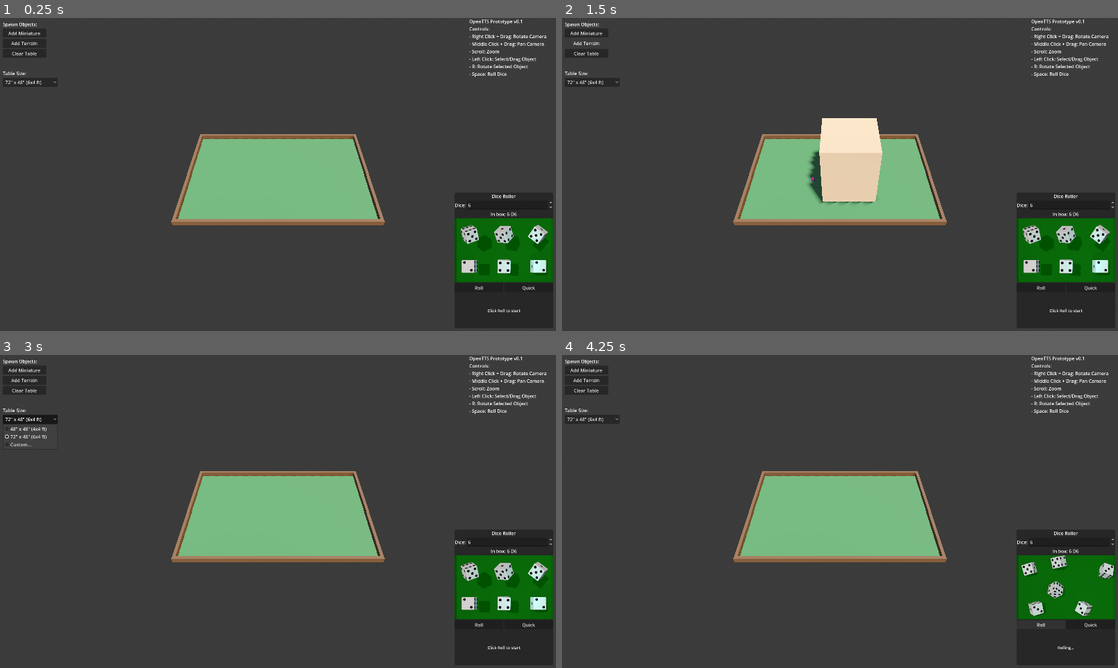
Above: before the commit, frames 1-4 (two rows, left to right).
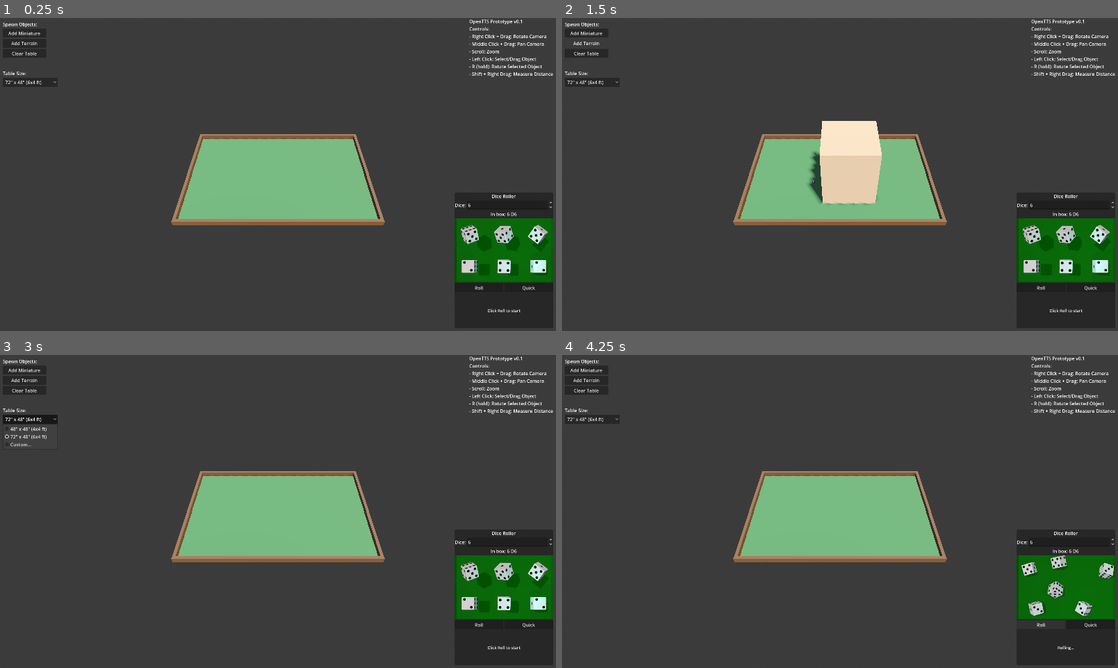
Above: after the commit, the same moments.

Repository: DutchMaxwell/Niemandsland
Game: Godot game, scene res://scenes/main.tscn
Two runs of this game, one before a commit and one after it. Both use one fixed random seed, a clock stepped at 60 frames per second and the inputs below.
Inputs:
- Up to frame 1 (0.25 s): no input
- Up to frame 2 (1.5 s): click "Add Miniature" at 0.5 s; click "Add Terrain" at 1.25 s
- Up to frame 3 (3 s): click "Clear Table" at 2 s; click "72' x 48' (6x4 ft)" at 2.75 s
- Up to frame 4 (4.25 s): click "Roll" at 3.5 s

The runs differ from the first frame. In frame 1, 0.2% of the frame differs, in the area x 85-100%, y 14-19%; in frame 2, 0.5%, in the area x 44-100%, y 14-60%; in frame 3, 0.2%; in frame 4, 0.2%.

Commit message:
Add miniature management features and measurement tools
- Fix miniature spawn position (y=0 instead of y=0.03)
- Add continuous rotation while R key is held (2°/sec)
- Add distance display in inches while dragging objects
- Add measurement tool with Shift+Right-click drag
- Yellow measurement line shows distance between points
- Distance label shows measurements in inches (wargaming standard)
- Update controls info in UI

Diff:
--- a/scenes/main.tscn
+++ b/scenes/main.tscn
@@ -80,8 +80,8 @@
 - Middle Click + Drag: Pan Camera
 - Scroll: Zoom
 - Left Click: Select/Drag Object
-- R: Rotate Selected Object
-- Space: Roll Dice"
+- R (hold): Rotate Selected Object
+- Shift + Right Drag: Measure Distance"
 
 [node name="SpawnPanel" type="VBoxContainer" parent="UI/HUD"]
 layout_mode = 1
@@ -201,6 +201,22 @@
 theme_override_font_sizes/font_size = 24
 horizontal_alignment = 1
 
+[node name="DistanceLabel" type="Label" parent="UI/HUD"]
+layout_mode = 1
+anchors_preset = 5
+anchor_left = 0.5
+anchor_right = 0.5
+offset_left = -100.0
+offset_top = 10.0
+offset_right = 100.0
+offset_bottom = 50.0
+grow_horizontal = 2
+theme_override_colors/font_color = Color(1, 1, 0, 1)
+theme_override_colors/font_outline_color = Color(0, 0, 0, 1)
+theme_override_constants/outline_size = 3
+theme_override_font_sizes/font_size = 28
+horizontal_alignment = 1
+
 [node name="DiceRollerPanel" type="PanelContainer" parent="UI/HUD"]
 layout_mode = 1
 anchors_preset = 3
--- a/scripts/main.gd
+++ b/scripts/main.gd
@@ -6,6 +6,7 @@
 @onready var table: StaticBody3D = $Table
 @onready var camera_pivot: Node3D = $CameraPivot
 @onready var dice_result_label: Label = $UI/HUD/DiceResult
+@onready var distance_label: Label = $UI/HUD/DistanceLabel
 @onready var spawn_miniature_btn: Button = $UI/HUD/SpawnPanel/SpawnMiniature
 @onready var spawn_dice_btn: Button = $UI/HUD/SpawnPanel/SpawnDice
 @onready var spawn_terrain_btn: Button = $UI/HUD/SpawnPanel/SpawnTerrain
@@ -48,6 +49,12 @@
 
 	# Connect to object manager signals
 	object_manager.dice_rolled.connect(_on_dice_rolled)
+	object_manager.distance_changed.connect(_on_distance_changed)
+	object_manager.measurement_finished.connect(_on_measurement_finished)
+	object_manager.drag_ended.connect(_on_drag_ended)
+
+	# Hide distance label initially
+	distance_label.text = ""
 
 	# Connect Dice Roller Plugin
 	roll_button.pressed.connect(_on_roll_button_pressed)
@@ -100,6 +107,36 @@
 	tween.tween_callback(func():
 		dice_result_label.text = ""
 		dice_result_label.modulate.a = 1.0
+	)
+
+
+## Display distance while dragging or measuring
+func _on_distance_changed(distance_inches: float, _from_pos: Vector3, _to_pos: Vector3) -> void:
+	distance_label.text = "%.1f\"" % distance_inches
+
+
+## Clear distance display after measurement finishes
+func _on_measurement_finished(distance_inches: float) -> void:
+	distance_label.text = "%.1f\"" % distance_inches
+	# Fade out after 2 seconds
+	var tween = create_tween()
+	tween.tween_interval(2.0)
+	tween.tween_property(distance_label, "modulate:a", 0.0, 0.5)
+	tween.tween_callback(func():
+		distance_label.text = ""
+		distance_label.modulate.a = 1.0
+	)
+
+
+## Clear distance display after drag ends
+func _on_drag_ended() -> void:
+	# Fade out after 1 second
+	var tween = create_tween()
+	tween.tween_interval(1.0)
+	tween.tween_property(distance_label, "modulate:a", 0.0, 0.3)
+	tween.tween_callback(func():
+		distance_label.text = ""
+		distance_label.modulate.a = 1.0
 	)
 
 
@@ -171,7 +208,7 @@
 	var margin = 0.15  # Stay away from edges
 	var x = randf_range(-size_meters.x / 2 + margin, size_meters.x / 2 - margin)
 	var z = randf_range(-size_meters.y / 2 + margin, size_meters.y / 2 - margin)
-	return Vector3(x, 0.03, z)  # Just above table surface (top at y=0.018)
+	return Vector3(x, 0, z)  # Spawn at table surface (y=0)
 
 
 ## Handle table size preset selection
--- a/scripts/object_manager.gd
+++ b/scripts/object_manager.gd
@@ -5,9 +5,13 @@
 signal dice_rolled(total: int, results: Array)
 signal object_selected(obj: Node3D)
 signal object_deselected()
+signal distance_changed(distance_inches: float, from_pos: Vector3, to_pos: Vector3)
+signal measurement_finished(distance_inches: float)
+signal drag_ended()
 
 @export var drag_height: float = 0.5
-@export var rotation_snap_degrees: float = 45.0
+@export var rotation_speed_degrees: float = 2.0  # Degrees per second while R held
+@export var min_drag_height: float = 0.01  # Minimum height above table when dragging
 
 # Debug logging
 @export var debug_dice_physics: bool = true  # Set to false to disable logging
@@ -21,6 +25,19 @@
 var _drag_plane: Plane
 var _dice_list: Array[RigidBody3D] = []
 var _object_counter: int = 0
+
+# Rotation tracking
+var _is_rotating: bool = false
+
+# Drag distance tracking
+var _drag_start_position: Vector3 = Vector3.ZERO
+
+# Measurement mode (right-click to measure)
+var _is_measuring: bool = false
+var _measure_start_position: Vector3 = Vector3.ZERO
+var _measure_line: MeshInstance3D = null
+
+const METERS_TO_INCHES: float = 39.3701
 
 # Preload resources (will be scenes in full version)
 # Standard wargaming miniature sizes
@@ -209,6 +226,13 @@
 	dice.apply_torque_impulse(nudge_axis.normalized() * nudge_strength)
 
 
+func _process(delta: float) -> void:
+	# Continuous rotation while R is held
+	if _is_rotating and _selected_object:
+		var rotation_amount = deg_to_rad(rotation_speed_degrees) * delta * 60  # 60fps base
+		_selected_object.rotate_y(rotation_amount)
+
+
 func _input(event: InputEvent) -> void:
 	if event is InputEventMouseButton:
 		var mouse_event = event as InputEventMouseButton
@@ -219,11 +243,24 @@
 			else:
 				_stop_dragging()
 
-	elif event is InputEventMouseMotion and _is_dragging:
-		_update_drag(event.position)
-
+		# Shift + Right-click for measurement tool (without Shift = camera rotate)
+		elif mouse_event.button_index == MOUSE_BUTTON_RIGHT:
+			if mouse_event.pressed and mouse_event.shift_pressed:
+				_start_measuring(mouse_event.position)
+			elif not mouse_event.pressed and _is_measuring:
+				_stop_measuring()
+
+	elif event is InputEventMouseMotion:
+		if _is_dragging:
+			_update_drag(event.position)
+		elif _is_measuring:
+			_update_measurement(event.position)
+
+	# Rotation: hold R key for continuous rotation
 	elif event.is_action_pressed("rotate_object") and _selected_object:
-		_rotate_selected_object()
+		_is_rotating = true
+	elif event.is_action_released("rotate_object"):
+		_is_rotating = false
 
 	elif event.is_action_pressed("roll_dice"):
 		roll_all_dice()
@@ -282,6 +319,7 @@
 		return
 
 	_is_dragging = true
+	_drag_start_position = _selected_object.global_position
 
 	# For rigid bodies, make them kinematic while dragging
 	if _selected_object is RigidBody3D:
@@ -294,7 +332,17 @@
 		if _selected_object is RigidBody3D:
 			_selected_object.freeze = false
 
+		# Emit final distance
+		var final_pos = _selected_object.global_position
+		var distance_m = _drag_start_position.distance_to(final_pos)
+		var distance_inches = distance_m * METERS_TO_INCHES
+		if distance_inches > 0.1:  # Only emit if actually moved
+			distance_changed.emit(distance_inches, _drag_start_position, final_pos)
+
+		drag_ended.emit()
+
 	_is_dragging = false
+	_drag_start_position = Vector3.ZERO
 
 
 func _update_drag(screen_pos: Vector2) -> void:
@@ -308,21 +356,133 @@
 	var from = camera.project_ray_origin(screen_pos)
 	var dir = camera.project_ray_normal(screen_pos)
 
-	# Intersect with drag plane at object height
-	var plane_height = _selected_object.global_position.y
+	# Intersect with drag plane at a safe height above table
+	var plane_height = max(_selected_object.global_position.y, min_drag_height)
 	var drag_plane_at_height = Plane(Vector3.UP, -plane_height)
 	var intersection = drag_plane_at_height.intersects_ray(from, dir)
 
 	if intersection:
+		# Keep minimum height above table
+		intersection.y = max(intersection.y, min_drag_height)
 		_selected_object.global_position = intersection
 
-
-func _rotate_selected_object() -> void:
-	if not _selected_object:
-		return
-
-	# Rotate by snap amount
-	_selected_object.rotate_y(deg_to_rad(rotation_snap_degrees))
+		# Calculate and emit distance while dragging
+		var distance_m = _drag_start_position.distance_to(intersection)
+		var distance_inches = distance_m * METERS_TO_INCHES
+		distance_changed.emit(distance_inches, _drag_start_position, intersection)
+
+
+## Start measuring distance from a point on the table
+func _start_measuring(screen_pos: Vector2) -> void:
+	var camera = get_viewport().get_camera_3d()
+	if not camera:
+		return
+
+	var from = camera.project_ray_origin(screen_pos)
+	var to = from + camera.project_ray_normal(screen_pos) * 100
+
+	var space_state = get_world_3d().direct_space_state
+	var query = PhysicsRayQueryParameters3D.create(from, to)
+	query.collision_mask = 0xFFFFFFFF
+	query.collide_with_bodies = true
+
+	var result = space_state.intersect_ray(query)
+
+	if result:
+		_is_measuring = true
+		# If hit an object, use object position; otherwise use hit point
+		if result.collider.is_in_group("selectable"):
+			_measure_start_position = result.collider.global_position
+			_measure_start_position.y = 0.02  # Slightly above table for visibility
+		else:
+			_measure_start_position = result.position
+			_measure_start_position.y = 0.02
+
+		# Create measurement line
+		_create_measure_line()
+
+
+## Update measurement line while dragging
+func _update_measurement(screen_pos: Vector2) -> void:
+	if not _is_measuring:
+		return
+
+	var camera = get_viewport().get_camera_3d()
+	if not camera:
+		return
+
+	var from = camera.project_ray_origin(screen_pos)
+	var dir = camera.project_ray_normal(screen_pos)
+
+	# Intersect with table plane (y=0)
+	var table_plane = Plane(Vector3.UP, 0)
+	var intersection = table_plane.intersects_ray(from, dir)
+
+	if intersection:
+		intersection.y = 0.02  # Slightly above table
+		_update_measure_line(_measure_start_position, intersection)
+
+		# Calculate and emit distance
+		var distance_m = _measure_start_position.distance_to(intersection)
+		var distance_inches = distance_m * METERS_TO_INCHES
+		distance_changed.emit(distance_inches, _measure_start_position, intersection)
+
+
+## Stop measuring and emit final result
+func _stop_measuring() -> void:
+	if _is_measuring and _measure_line:
+		# Get final measurement
+		var end_pos = _measure_line.get_meta("end_position", _measure_start_position)
+		var distance_m = _measure_start_position.distance_to(end_pos)
+		var distance_inches = distance_m * METERS_TO_INCHES
+		measurement_finished.emit(distance_inches)
+
+		# Clean up line
+		_measure_line.queue_free()
+		_measure_line = null
+
+	_is_measuring = false
+	_measure_start_position = Vector3.ZERO
+
+
+## Create a visual line for measurement
+func _create_measure_line() -> void:
+	if _measure_line:
+		_measure_line.queue_free()
+
+	_measure_line = MeshInstance3D.new()
+	var material = StandardMaterial3D.new()
+	material.albedo_color = Color.YELLOW
+	material.shading_mode = BaseMaterial3D.SHADING_MODE_UNSHADED
+	material.no_depth_test = true  # Always visible
+	_measure_line.material_override = material
+	add_child(_measure_line)
+
+
+## Update the measurement line mesh
+func _update_measure_line(from_pos: Vector3, to_pos: Vector3) -> void:
+	if not _measure_line:
+		return
+
+	_measure_line.set_meta("end_position", to_pos)
+
+	# Create a thin box as line
+	var direction = to_pos - from_pos
+	var length = direction.length()
+
+	if length < 0.001:
+		return
+
+	var immediate_mesh = BoxMesh.new()
+	immediate_mesh.size = Vector3(0.005, 0.005, length)  # 5mm thick line
+
+	_measure_line.mesh = immediate_mesh
+	_measure_line.global_position = from_pos + direction / 2
+
+	# Rotate to point at target
+	if direction.length() > 0.001:
+		_measure_line.look_at(to_pos, Vector3.UP)
+		_measure_line.rotate_object_local(Vector3.RIGHT, PI / 2)
 
 
 ## Spawn a miniature at the given position
